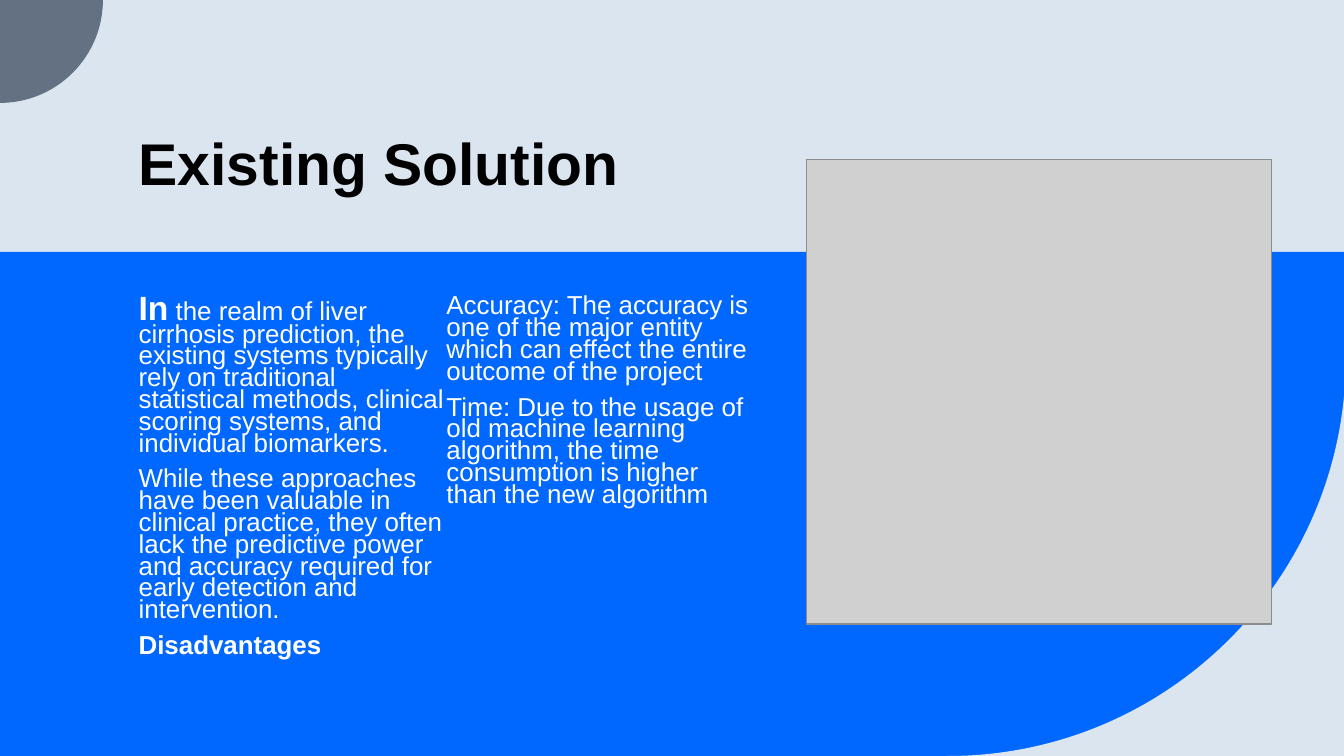
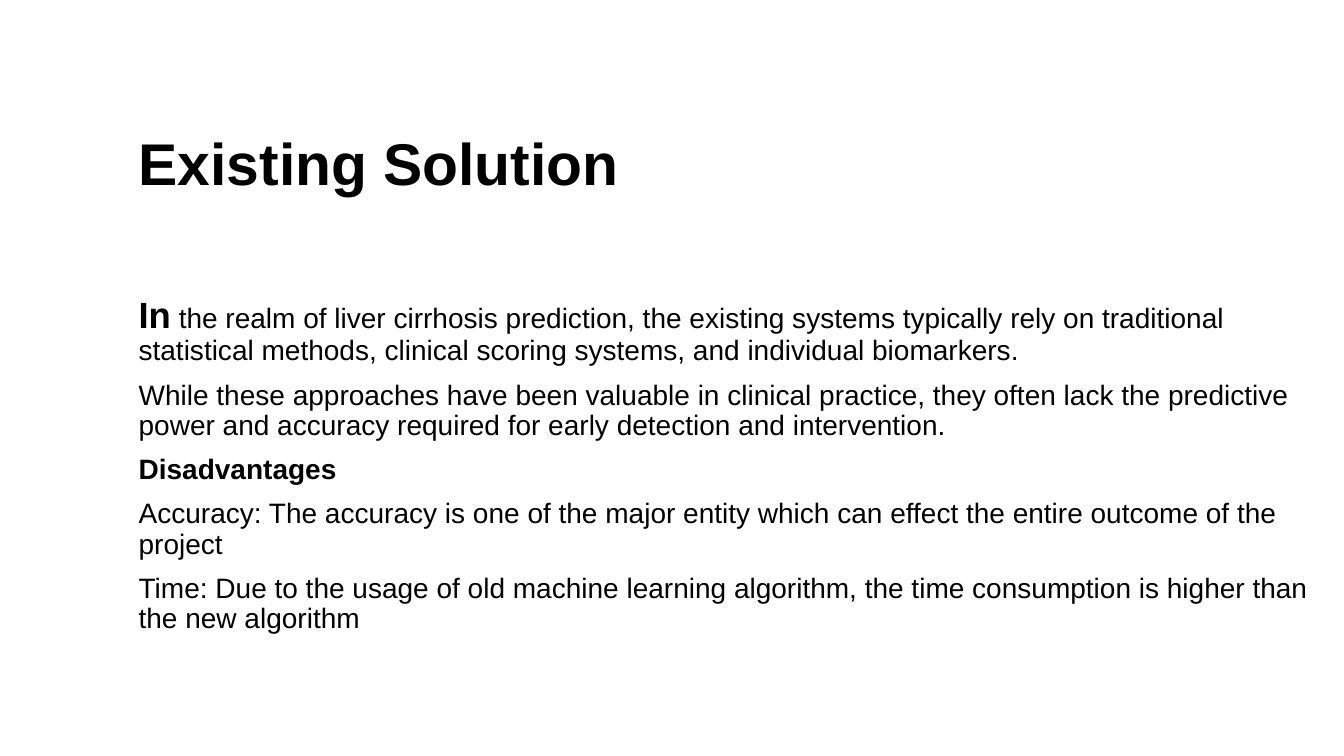
Before and after one commit to aslucky0143/final-year-project, a slide deck: slide 6 of Liver Cirrhosis Prediction System.pptx (slide 7 before the commit). Drawn at 1344x756 pixels with LibreOffice and Linux fonts; fonts in the diff are those of the drawing; grey boxes stand for pictures. Boxes give left, top, right and bottom in pixels: in the first picture for what was removed or moved away, otherwise in the second. Text is boxed around its words. In the diff, an @@ line names an element or a change of style, - is before the commit and + after.

```diff
--- a/Liver Cirrhosis Prediction System.pptx
+++ b/Liver Cirrhosis Prediction System.pptx
@@ background #DAE5EF to #FFFFFF @@
@@ freeform shape removed at (x1=0, y1=0, x2=103, y2=103) @@
@@ picture removed at (x1=807, y1=159, x2=1271, y2=624) @@
@@ rectangle removed at (x1=0, y1=252, x2=1344, y2=756) @@
@@ text "In the realm of liver ..." at (x1=139, y1=303, x2=1307, y2=633): size 24.1 to 26 pt in "In"; size 18.5 to 20 pt, text colour #FFFFFF to #000000; line spacing 0.7 to 0.9; columns 2 to 1 @@
@@ freeform shape removed at (x1=948, y1=358, x2=1344, y2=756) @@
```
Also in this commit, not shown: 15 other slides changed, 4 slides added, 6 slides removed, 2 other files.
